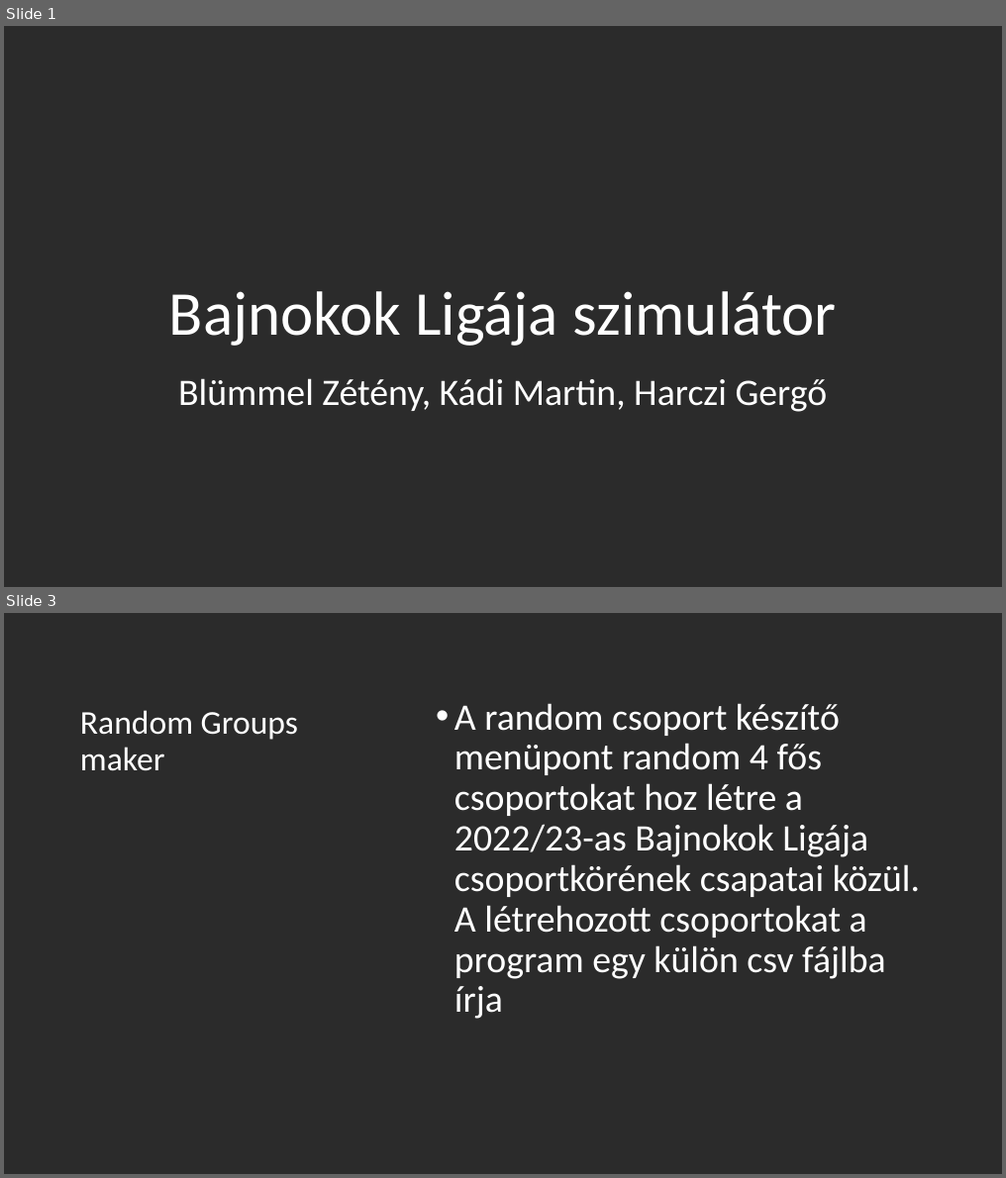
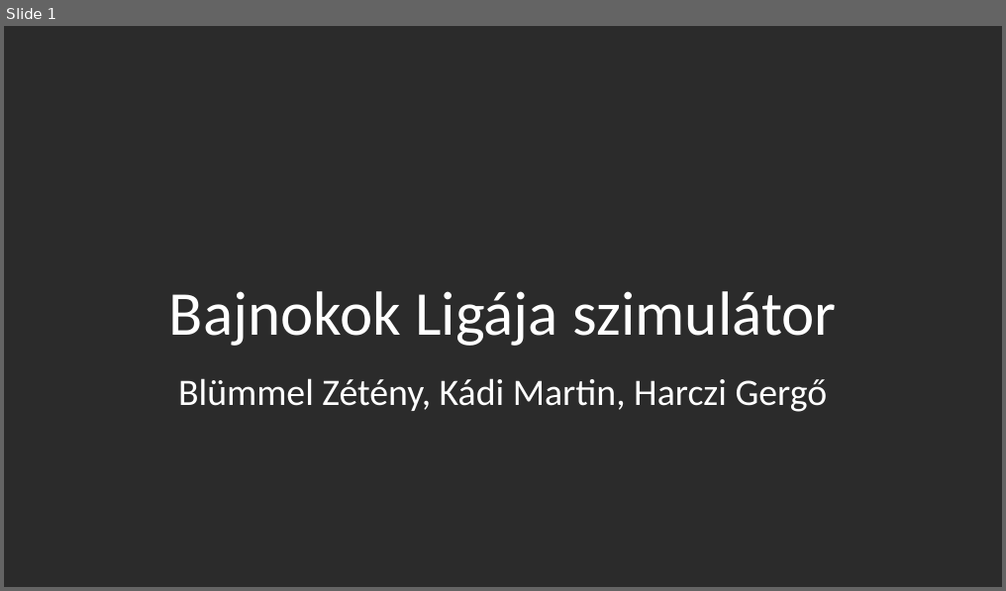
Before and after one commit to Zeteny06/Pythonprojectmunka, a slide deck: Prezentáció(elkezdve).pptx. Shown one above the other, each under a label of ours: slides 1 and 3 before the commit, slide 1 after it; the slides between them are not shown. The pictures are 1006x1178 and 1006x591 pixels, drawn with LibreOffice and Linux fonts; fonts in the diff are those of the drawing; background and template pictures are left out; a plain dark background stands for a picture behind light text. Boxes give left, top, right and bottom in pixels: in the first picture for what was removed or moved away, otherwise in the second. Text is boxed around its words. In the diff, an @@ line names an element or a change of style, - is before the commit and + after.

```diff
--- a/Prezentáció(elkezdve).pptx
+++ b/Prezentáció(elkezdve).pptx
@@ slide 3 removed at [4,613,1002,1174], background picture (left out) @@
@@ title removed at [80,710,298,771] @@
-Random Groups maker
@@ text removed at [454,703,920,1019] @@
-• A random csoport készítő menüpont random 4 fős csoportokat hoz létre a 2022/23-as Bajnokok Ligája csoportkörének csapatai közül.
-  A létrehozott csoportokat a program egy külön csv fájlba írja
```
Also in this commit, not shown: 2 slides changed, 1 slide added, 1 other slide removed, 8 other files.
